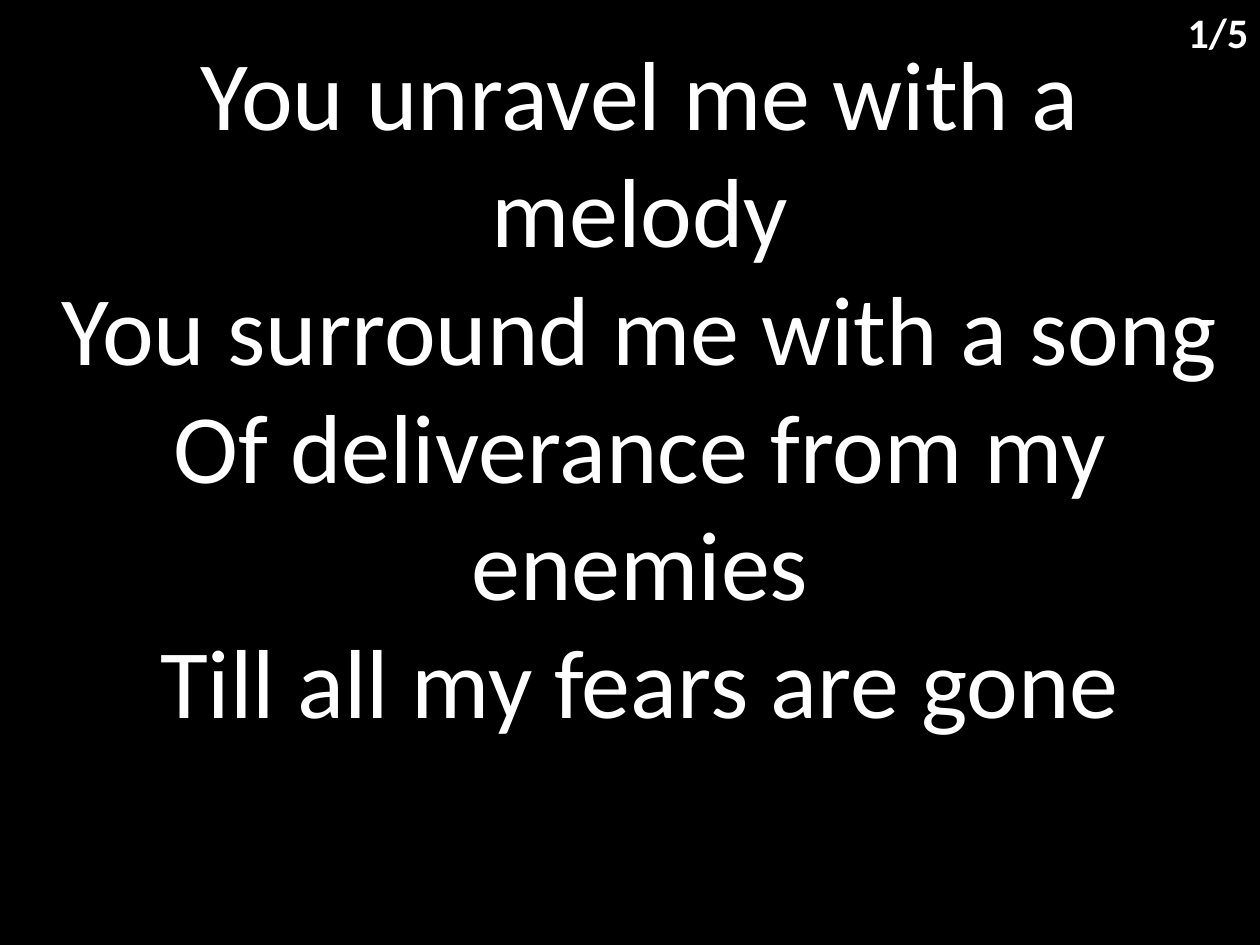
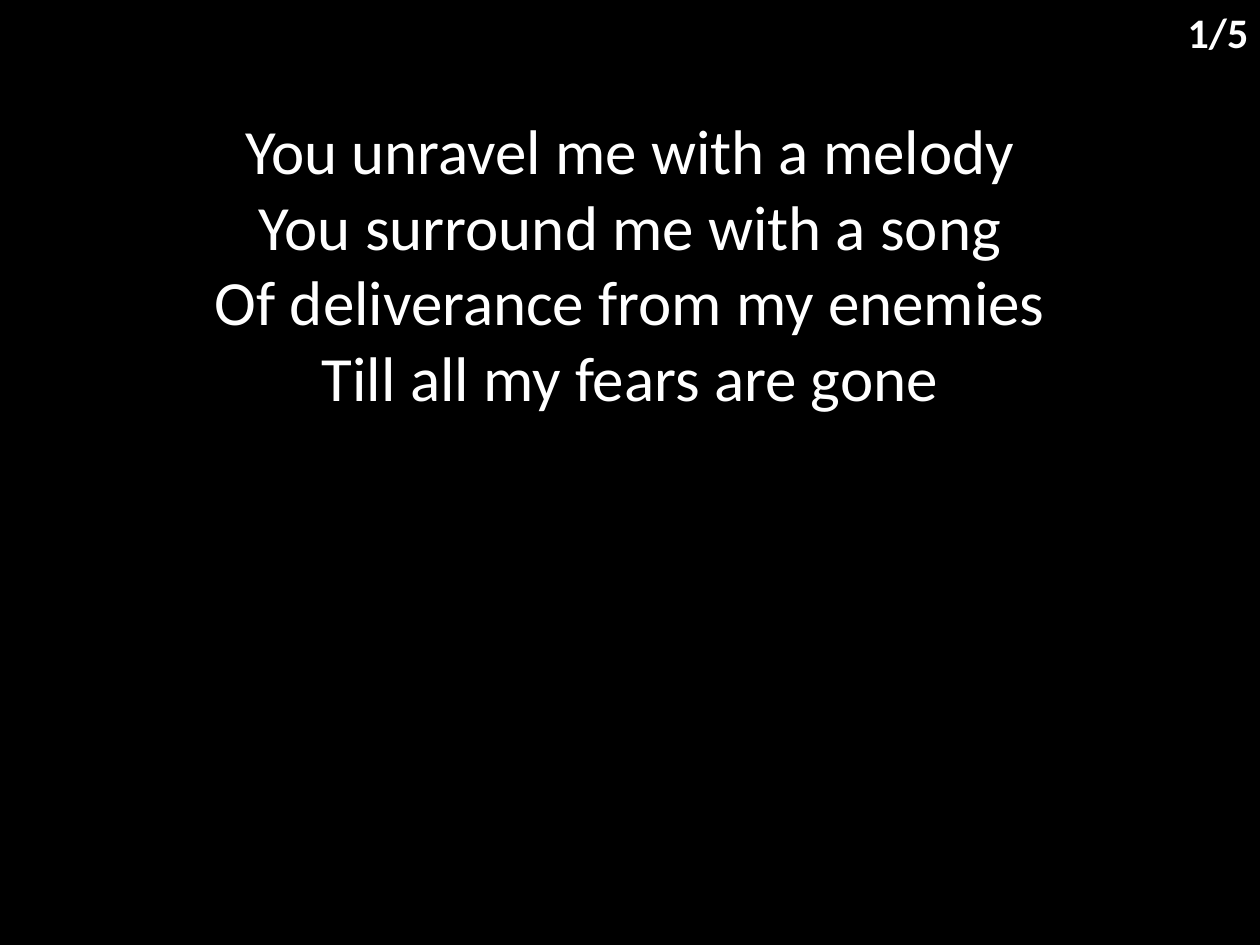
Before and after one commit to hoo-are-ya/worship, a slide deck: slide 2 of docs/songs/no longer slaves.pptx. Drawn at 1260x945 pixels with LibreOffice and Linux fonts; fonts in the diff are those of the drawing. Boxes give left, top, right and bottom in pixels: in the first picture for what was removed or moved away, otherwise in the second. Text is boxed around its words. In the diff, an @@ line names an element or a change of style, - is before the commit and + after.

```diff
--- a/docs/songs/no longer slaves.pptx
+++ b/docs/songs/no longer slaves.pptx
@@ subtitle "You unravel me with a ...": place and size @@
-subtitle "You unravel me with a ..." at bbox=[62, 62, 1217, 735]
+subtitle "You unravel me with a ..." at bbox=[215, 130, 1044, 412]
@@ subtitle "You unravel me with a ..." at bbox=[215, 130, 1044, 412]: size 56 to 36 pt; less space between paragraphs @@
```
Also in this commit, not shown: 4 other slides changed, 5 other files.
